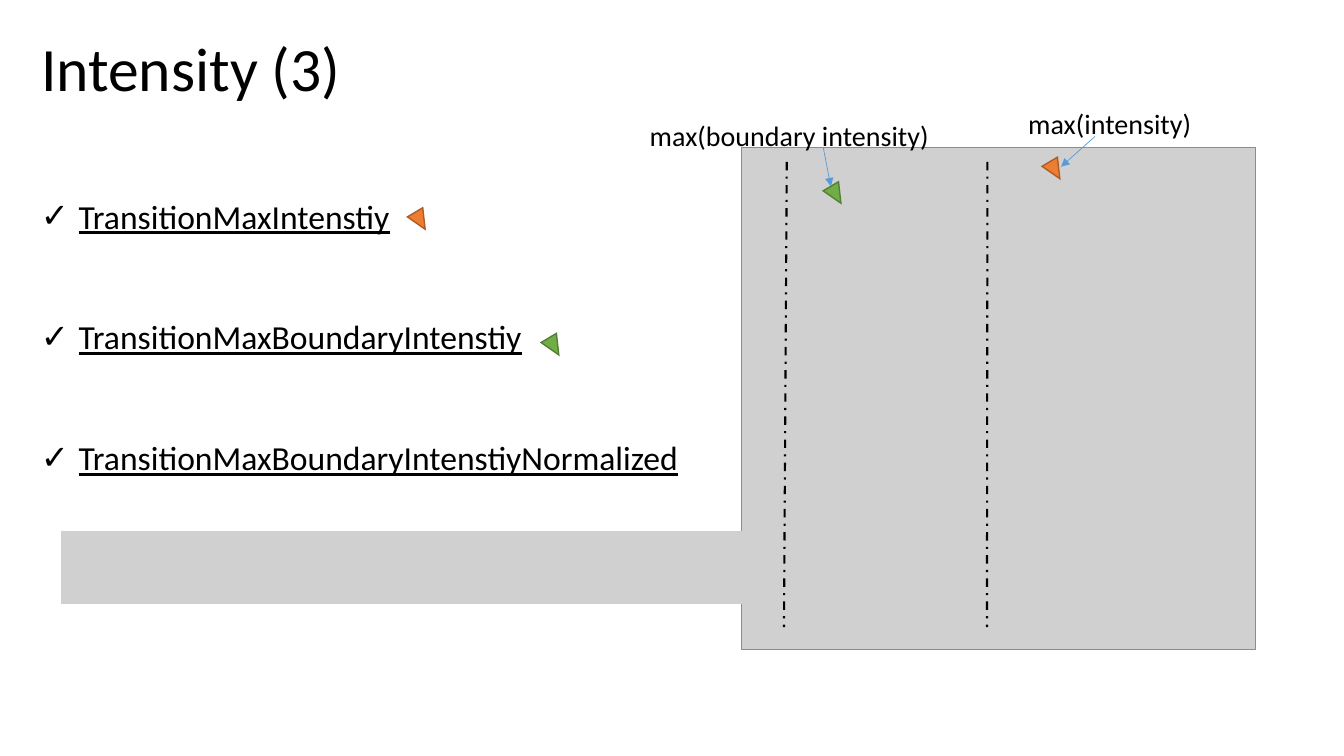
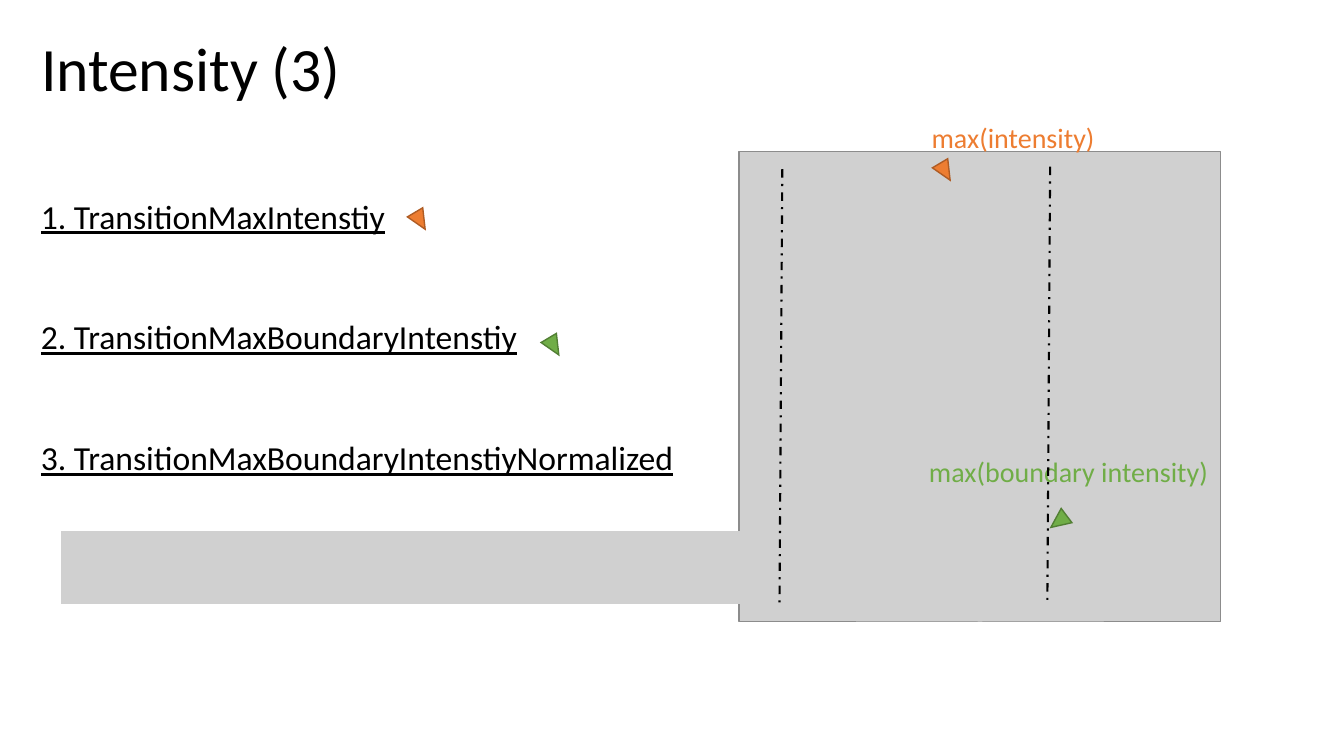
Before and after one commit to ChienChien0712/chromatogram_signal-s_peak_quality_scoring_system, a slide deck: slide 7 of ppt/MRM-QC指標_芊.pptx. Drawn at 1344x756 pixels with LibreOffice and Linux fonts; fonts in the diff are those of the drawing; grey boxes stand for pictures. Boxes give left, top, right and bottom in pixels: in the first picture for what was removed or moved away, otherwise in the second. Text is boxed around its words. In the diff, an @@ line names an element or a change of style, - is before the commit and + after.

```diff
--- a/ppt/MRM-QC指標_芊.pptx
+++ b/ppt/MRM-QC指標_芊.pptx
@@ text "max(intensity)": place and size @@
-text "max(intensity)" at bbox=[1028, 113, 1191, 141]
+text "max(intensity)" at bbox=[932, 127, 1095, 154]
@@ text "max(intensity)" at bbox=[932, 127, 1095, 154]: text colour #000000 to #ED7D31 @@
@@ arrow removed from (824, 147) to (831, 187) @@
@@ arrow removed from (1095, 136) to (1062, 166) @@
@@ picture: place and size @@
-picture at bbox=[741, 147, 1255, 649]
+picture at bbox=[739, 151, 1221, 622]
@@ line moved from (787, 162) - (784, 627) to (782, 169) - (779, 604) @@
@@ triangle: place and size @@
-triangle at bbox=[1043, 157, 1069, 184]
+triangle at bbox=[933, 159, 959, 186]
@@ line moved from (988, 162) - (987, 627) to (1051, 166) - (1048, 602) @@
@@ text at bbox=[41, 205, 673, 476]: text changed @@
-✓ TransitionMaxIntenstiy
-✓ TransitionMaxBoundaryIntenstiy
-✓ TransitionMaxBoundaryIntenstiyNormalized
+1. TransitionMaxIntenstiy
+2. TransitionMaxBoundaryIntenstiy
+3. TransitionMaxBoundaryIntenstiyNormalized
@@ text "max(boundary intensity)": place and size @@
-text "max(boundary intensity)" at bbox=[650, 125, 929, 152]
+text "max(boundary intensity)" at bbox=[929, 459, 1208, 487]
@@ text "max(boundary intensity)" at bbox=[929, 459, 1208, 487]: text colour #000000 to #70AD47 @@
@@ triangle at bbox=[1045, 509, 1072, 536]: rotation 149 to 233 degrees @@
```
Also in this commit, not shown: 7 other slides changed, 10 other files.
